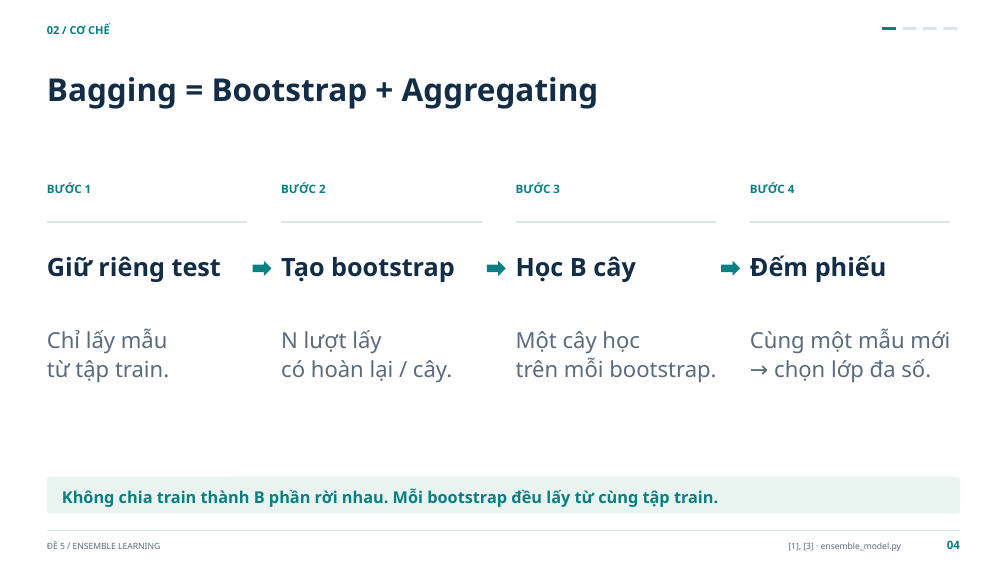
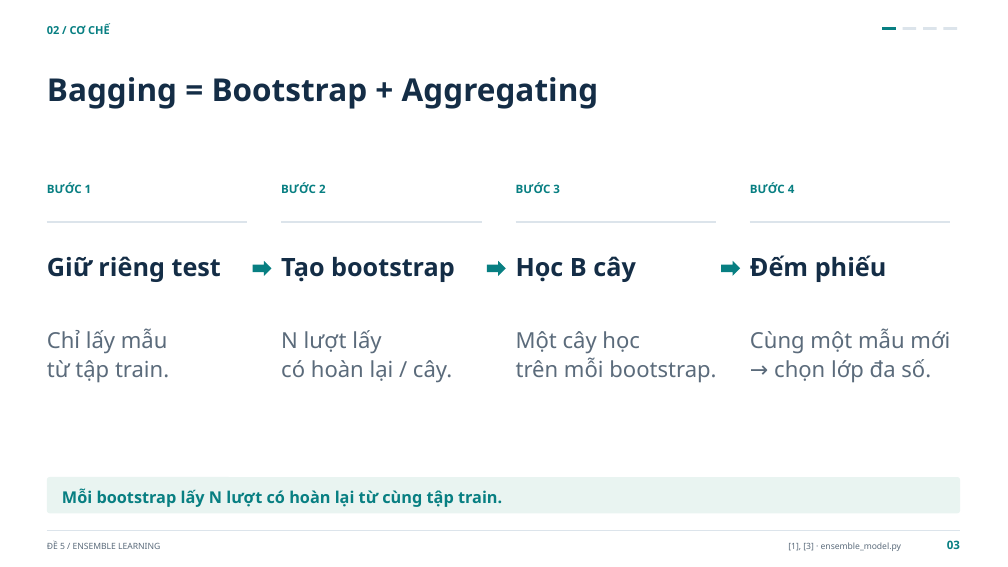
Before and after one commit to Huyngaongow/hocmaygk, a slide deck: slide 3 of De_5_Ensemble_Learning.pptx (slide 4 before the commit). Drawn at 1008x567 pixels with LibreOffice and Linux fonts; fonts in the diff are those of the drawing. Boxes give left, top, right and bottom in pixels: in the first picture for what was removed or moved away, otherwise in the second. Text is boxed around its words. In the diff, an @@ line names an element or a change of style, - is before the commit and + after.

```diff
--- a/De_5_Ensemble_Learning.pptx
+++ b/De_5_Ensemble_Learning.pptx
@@ text at (x1=62, y1=488, x2=502, y2=507): text changed @@
-Không chia train thành B phần rời nhau. Mỗi bootstrap đều lấy từ cùng tập train.
+Mỗi bootstrap lấy N lượt có hoàn lại từ cùng tập train.
@@ text at (x1=947, y1=540, x2=960, y2=549): text changed @@
-04
+03
```
Also in this commit, not shown: 22 other slides changed, 4 slides removed, 7 other files.
